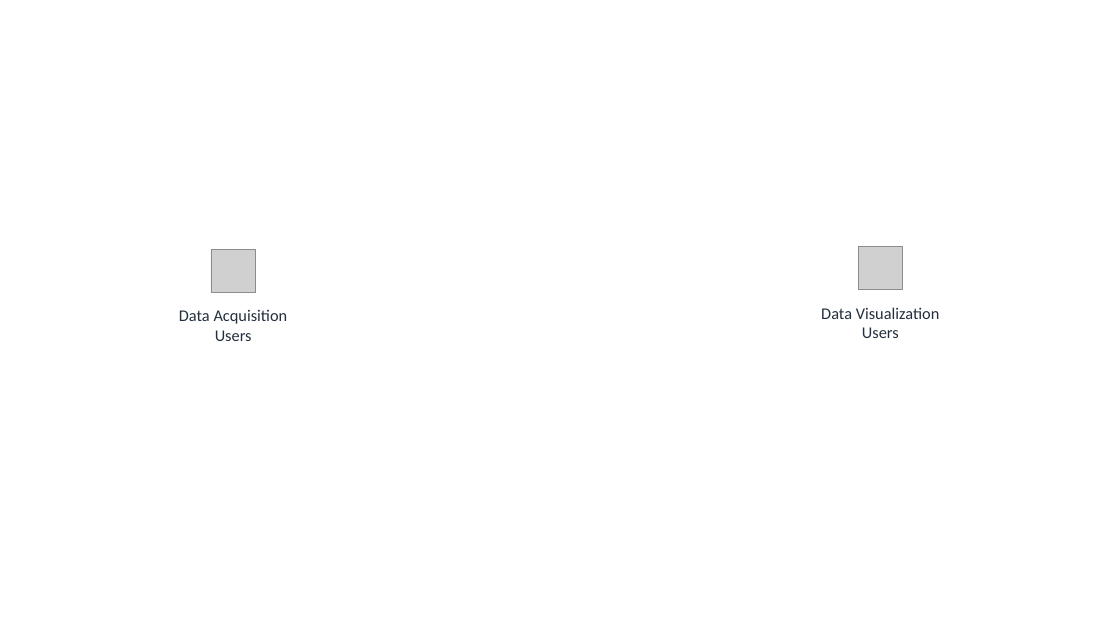
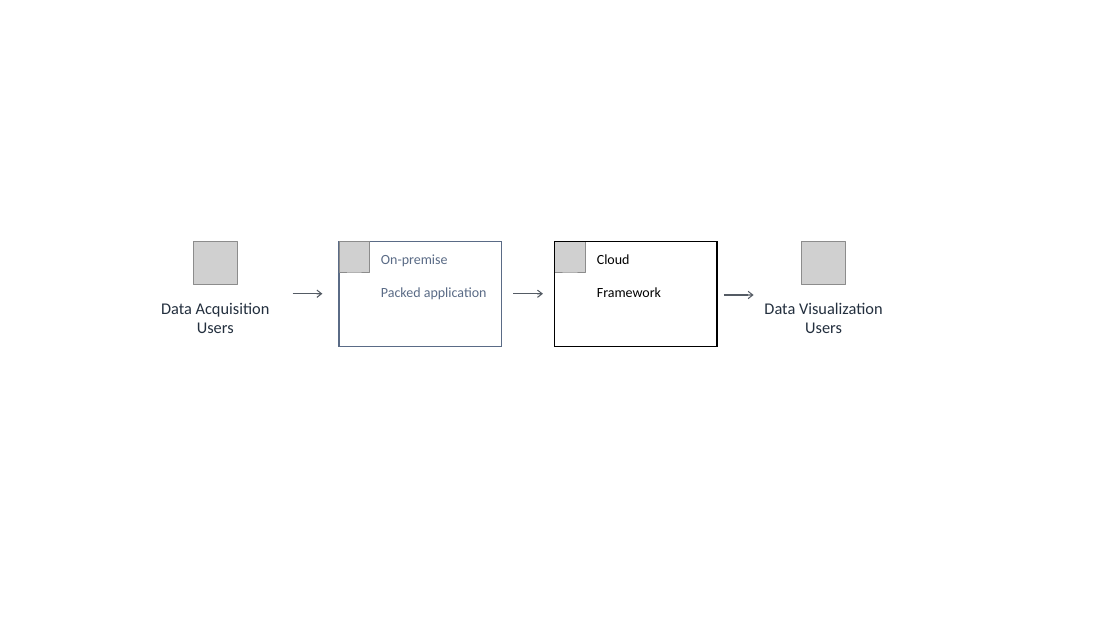
Before and after one commit to kedves93/StreamAnalysis, a slide deck: slide 1 of Documents/Architecture.pptx. Drawn at 1120x630 pixels with LibreOffice and Linux fonts; fonts in the diff are those of the drawing; grey boxes stand for pictures. Boxes give left, top, right and bottom in pixels: in the first picture for what was removed or moved away, otherwise in the second. Text is boxed around its words. In the diff, an @@ line names an element or a change of style, - is before the commit and + after.

```diff
--- a/Documents/Architecture.pptx
+++ b/Documents/Architecture.pptx
@@ picture: place and size @@
-picture at <box>211,250,255,292</box>
+picture at <box>193,242,238,285</box>
@@ rectangle added at <box>339,242,502,347</box>, outline #5A6B86 1 pt, 12 pt, text #5A6B86 @@
+On-premise
+Packed application
@@ picture added at <box>339,242,370,272</box> @@
@@ picture added at <box>555,242,586,272</box> @@
@@ rectangle added at <box>555,242,718,347</box>, outline #000000 1 pt, 12 pt, text #000000 @@
+Cloud
+Framework
@@ picture: place and size @@
-picture at <box>859,247,903,290</box>
+picture at <box>802,242,846,285</box>
@@ text "Data Acquisition Users": place and size @@
-text "Data Acquisition Users" at <box>179,310,288,341</box>
+text "Data Acquisition Users" at <box>161,302,270,333</box>
@@ arrow added from (292, 294) to (323, 294), #545B64 1 pt @@
@@ arrow added from (513, 294) to (543, 294), #545B64 1 pt @@
@@ arrow added from (724, 295) to (754, 295), #545B64 1 pt @@
@@ text "Data Visualization Users": place and size @@
-text "Data Visualization Users" at <box>821,307,940,338</box>
+text "Data Visualization Users" at <box>764,302,883,333</box>
```
Also in this commit, not shown: 1 slide added, 16 other files.
